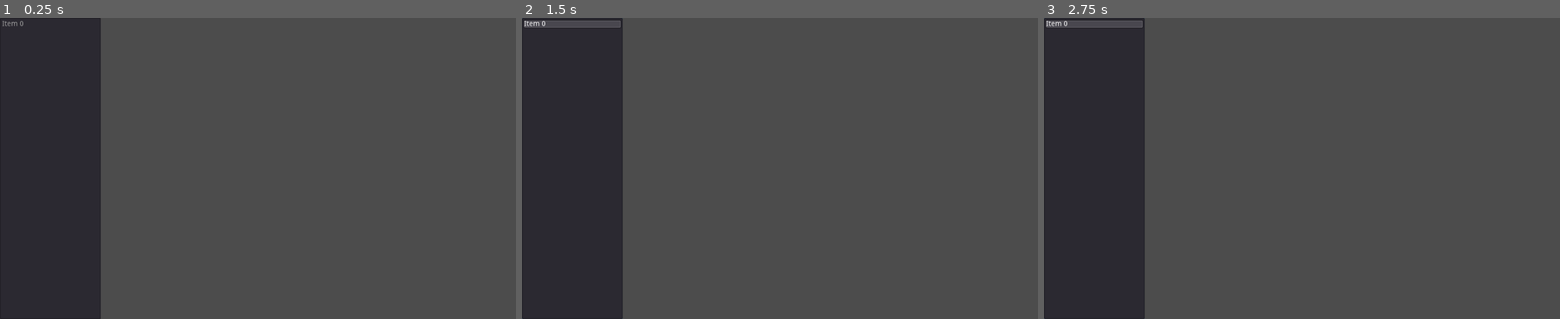
Above: before the commit, frames 1-3 (left to right).
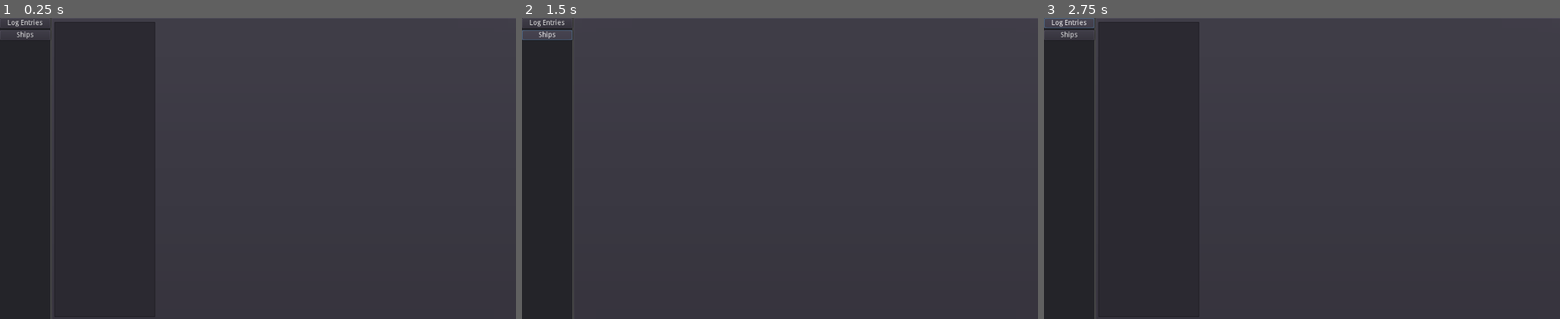
Above: after the commit, the same moments.

Repository: DigitalKI/EDTPT
Game: Godot game, scene res://MainContainer.tscn
The game is run twice, just before and just after one commit, with the same random seed, the same clock (stepped at 60 frames per second) and the same inputs. Before the commit the project starts from res://Main.tscn.
Inputs (mouse positions are in pixels of both pictures, inside the frame that each line leads up to):
- Up to frame 1 (0.25 s): no input
- Up to frame 2 (1.5 s): click (547, 24) at 0.5 s, where only the run after the commit has a clickable "Log Entries"; click (547, 36) at 1.25 s, where only the run after the commit has a clickable "Ships"
- Up to frame 3 (2.75 s): click (1069, 24) at 2 s, where only the run after the commit has a clickable "Log Entries"

The runs differ from the first frame. In frame 1, 11% of the frame differs, in the area x 0-96%, y 0-100%; in frame 2, 1.0%; in frame 3, 11%.

Commit message:
threaded log reader, some ui elements

Diff:
--- a/DataReader.gd
+++ b/DataReader.gd
@@ -1,11 +1,28 @@
 extends Node
+class_name DataReader
 
 var logs_path = "%s\\Saved Games\\Frontier Developments\\Elite Dangerous\\" % OS.get_environment('userprofile')
+var thread_reader : Thread = null
+var mutex
+var logfiles : Array = []
+var current_logobject = null
 
-func get_files() -> Array:
-	var logfiles : Array = []
+#signal thread_completed_get_files
+signal thread_completed_get_log_objects
+
+func _ready():
+	thread_reader = Thread.new()
+	mutex = Mutex.new()
+#	if !self.is_connected("reset_thread", self, "_on_DataReader_reset_thread"):
+#		self.connect("reset_thread", self, "_on_DataReader_reset_thread")
+
+func _exit_tree():
+	thread_reader.wait_to_finish()
+
+func get_files(_nullarg = null):
 	var dir = Directory.new()
 	if dir.open(logs_path) == OK:
+		logfiles = []
 		dir.list_dir_begin()
 		var file_name = dir.get_next()
 		while file_name != "":
@@ -16,22 +33,40 @@
 			file_name = dir.get_next()
 	else:
 		print("An error occurred when trying to access the path.")
-	return logfiles
+
+#	emit_signal("thread_completed_get_files")
+#	emit_signal("reset_thread")
+
+func get_files_threaded():
+	thread_reader.start(self, "get_files", null)
 
 func get_log_objects(_filename):
 	var file = File.new()
+	var jjournal : JSONParseResult
 	var results = []
+	mutex.lock()
 	if file.open(logs_path + _filename, File.READ) == OK:
 		while !file.eof_reached():
-			var jjournal : JSONParseResult
 			var content = file.get_line()
-			jjournal = JSON.parse(content)
-			results.append(jjournal.result)
+			if content:
+				jjournal = JSON.parse(content)
+				results.append(jjournal.result)
 		file.close()
-	return results
+	current_logobject = results
+	mutex.unlock()
+	call_deferred("reset_thread")
+
+func get_log_objects_threaded(_filename):
+	thread_reader.start(self, "get_log_objects", _filename)
 
 #func read_log():
 #	for logfile in get_files():
 #		if logfile.get_extension() == 'log':
 #			var logf = get_log_object(logfile)
 #			print(logf)
+
+
+func reset_thread():
+	if thread_reader.is_active():
+		thread_reader.wait_to_finish()
+	emit_signal("thread_completed_get_log_objects")
--- /dev/null
+++ b/JournalReader.gd
@@ -0,0 +1,32 @@
+extends Control
+
+onready var log_entries = $HBoxContainer/LogEntries
+onready var log_details = $HBoxContainer/LogDetailContainer/LogDetails
+onready var datareader : DataReader = $DataReader
+
+
+# Called when the node enters the scene tree for the first time.
+func _ready():
+#	var log_files = datareader.get_files_threaded()
+	datareader.get_files()
+	for file_log in datareader.logfiles:
+		log_entries.add_item(file_log)
+
+func _on_LogEntries_item_selected(index):
+	var text = log_entries.get_item_text(index)
+	# Let's reset the details text area
+	log_details.scroll_to_line(0)
+	log_details.text = ""
+	datareader.get_log_objects_threaded(text)
+
+
+func _on_DataReader_thread_completed_get_log_objects():
+	if datareader.current_logobject:
+		var objtext = ""
+		for log_obj in datareader.current_logobject:
+			if log_obj:
+				for idx in log_obj.keys():
+					objtext +=  String(idx) + " - " + String(log_obj.get(idx)) + "\n"
+				objtext += "\n"
+			objtext += "------------------------\n"
+		log_details.text = objtext
--- a/Main.tscn
+++ b/JournalReader.tscn
@@ -1,18 +1,18 @@
 [gd_scene load_steps=3 format=2]
 
-[ext_resource path="res://DataReader.gd" type="Script" id=1]
-[ext_resource path="res://MainControl.gd" type="Script" id=2]
+[ext_resource path="res://JournalReader.gd" type="Script" id=1]
+[ext_resource path="res://DataReader.gd" type="Script" id=2]
 
-[node name="MainControl" type="Control"]
+[node name="JournalReader" type="Control"]
 anchor_right = 1.0
 anchor_bottom = 1.0
-script = ExtResource( 2 )
+script = ExtResource( 1 )
 __meta__ = {
 "_edit_use_anchors_": false
 }
 
 [node name="DataReader" type="Node" parent="."]
-script = ExtResource( 1 )
+script = ExtResource( 2 )
 
 [node name="HBoxContainer" type="HBoxContainer" parent="."]
 anchor_right = 1.0
@@ -27,7 +27,6 @@
 margin_right = 200.0
 margin_bottom = 600.0
 rect_min_size = Vector2( 200, 50 )
-items = [ "Item 0", null, false ]
 __meta__ = {
 "_edit_use_anchors_": false
 }
@@ -49,4 +48,5 @@
 margin_right = 815.0
 margin_bottom = 595.0
 
+[connection signal="thread_completed_get_log_objects" from="DataReader" to="." method="_on_DataReader_thread_completed_get_log_objects"]
 [connection signal="item_selected" from="HBoxContainer/LogEntries" to="." method="_on_LogEntries_item_selected"]
--- /dev/null
+++ b/MainContainer.gd
@@ -0,0 +1,24 @@
+extends HBoxContainer
+
+
+# Declare member variables here. Examples:
+# var a = 2
+# var b = "text"
+
+
+# Called when the node enters the scene tree for the first time.
+func _ready():
+	pass # Replace with function body.
+
+
+# Called every frame. 'delta' is the elapsed time since the previous frame.
+#func _process(delta):
+#	pass
+
+
+func _on_BtLogs_pressed():
+	$TabContainer.current_tab = 0
+
+
+func _on_BtShips_pressed():
+	$TabContainer.current_tab = 1
--- /dev/null
+++ b/MainContainer.tscn
@@ -0,0 +1,82 @@
+[gd_scene load_steps=3 format=2]
+
+[ext_resource path="res://JournalReader.tscn" type="PackedScene" id=1]
+[ext_resource path="res://MainContainer.gd" type="Script" id=2]
+
+[node name="MainContainer" type="HBoxContainer"]
+anchor_right = 1.0
+anchor_bottom = 1.0
+script = ExtResource( 2 )
+__meta__ = {
+"_edit_use_anchors_": false
+}
+
+[node name="Panel" type="Panel" parent="."]
+margin_right = 100.0
+margin_bottom = 600.0
+rect_min_size = Vector2( 100, 0 )
+size_flags_vertical = 3
+__meta__ = {
+"_edit_use_anchors_": false
+}
+
+[node name="VBoxContainer" type="VBoxContainer" parent="Panel"]
+anchor_right = 1.0
+anchor_bottom = 1.0
+
+[node name="BtLogs" type="Button" parent="Panel/VBoxContainer"]
+margin_right = 100.0
+margin_bottom = 20.0
+text = "Log Entries"
+
+[node name="BtShips" type="Button" parent="Panel/VBoxContainer"]
+margin_top = 24.0
+margin_right = 100.0
+margin_bottom = 44.0
+text = "Ships"
+
+[node name="TabContainer" type="TabContainer" parent="."]
+margin_left = 104.0
+margin_right = 1024.0
+margin_bottom = 600.0
+size_flags_horizontal = 3
+size_flags_vertical = 3
+tab_align = 0
+tabs_visible = false
+
+[node name="TabLogs" type="Tabs" parent="TabContainer"]
+anchor_right = 1.0
+anchor_bottom = 1.0
+margin_left = 4.0
+margin_top = 8.0
+margin_right = -4.0
+margin_bottom = -4.0
+
+[node name="JournalReader" parent="TabContainer/TabLogs" instance=ExtResource( 1 )]
+
+[node name="TabShips" type="Tabs" parent="TabContainer"]
+visible = false
+anchor_right = 1.0
+anchor_bottom = 1.0
+margin_left = 4.0
+margin_right = -4.0
+margin_bottom = -4.0
+
+[node name="Tabs3" type="Tabs" parent="TabContainer"]
+visible = false
+anchor_right = 1.0
+anchor_bottom = 1.0
+margin_left = 4.0
+margin_right = -4.0
+margin_bottom = -4.0
+
+[node name="Tabs4" type="Tabs" parent="TabContainer"]
+visible = false
+anchor_right = 1.0
+anchor_bottom = 1.0
+margin_left = 4.0
+margin_right = -4.0
+margin_bottom = -4.0
+
+[connection signal="pressed" from="Panel/VBoxContainer/BtLogs" to="." method="_on_BtLogs_pressed"]
+[connection signal="pressed" from="Panel/VBoxContainer/BtShips" to="." method="_on_BtShips_pressed"]
--- a/MainControl.gd
+++ /dev/null
@@ -1,27 +0,0 @@
-extends Control
-
-onready var log_entries = $HBoxContainer/LogEntries
-onready var log_details = $HBoxContainer/LogDetailContainer/LogDetails
-
-
-# Called when the node enters the scene tree for the first time.
-func _ready():
-	var log_files = $DataReader.get_files()
-	for file_log in log_files:
-		$HBoxContainer/LogEntries.add_item(file_log)
-
-
-# Called every frame. 'delta' is the elapsed time since the previous frame.
-#func _process(delta):
-#	pass
-
-
-func _on_LogEntries_item_selected(index):
-	var text = log_entries.get_item_text(index)
-	var log_obj_arr = $DataReader.get_log_objects(text)
-	if log_obj_arr:
-		for log_obj in log_obj_arr:
-			if log_obj:
-				for idx in log_obj.keys():
-					log_details.text +=  String(idx) + " " + String(log_obj.get(idx))
-					log_details.newline()
--- a/project.godot
+++ b/project.godot
@@ -8,10 +8,20 @@
 
 config_version=4
 
+_global_script_classes=[ {
+"base": "Node",
+"class": "DataReader",
+"language": "GDScript",
+"path": "res://DataReader.gd"
+} ]
+_global_script_class_icons={
+"DataReader": ""
+}
+
 [application]
 
 config/name="EDTPT"
-run/main_scene="res://Main.tscn"
+run/main_scene="res://MainContainer.tscn"
 config/icon="res://icon.png"
 
 [global]
Binary file added: icon.png
